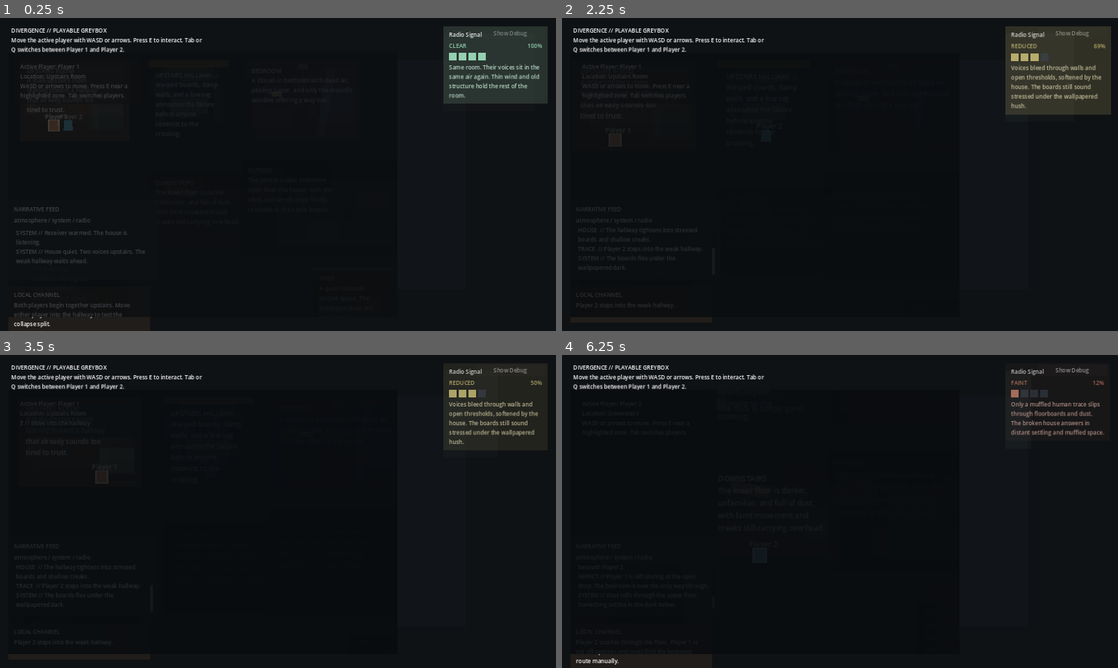
Above: before the commit, frames 1-4 (two rows, left to right).
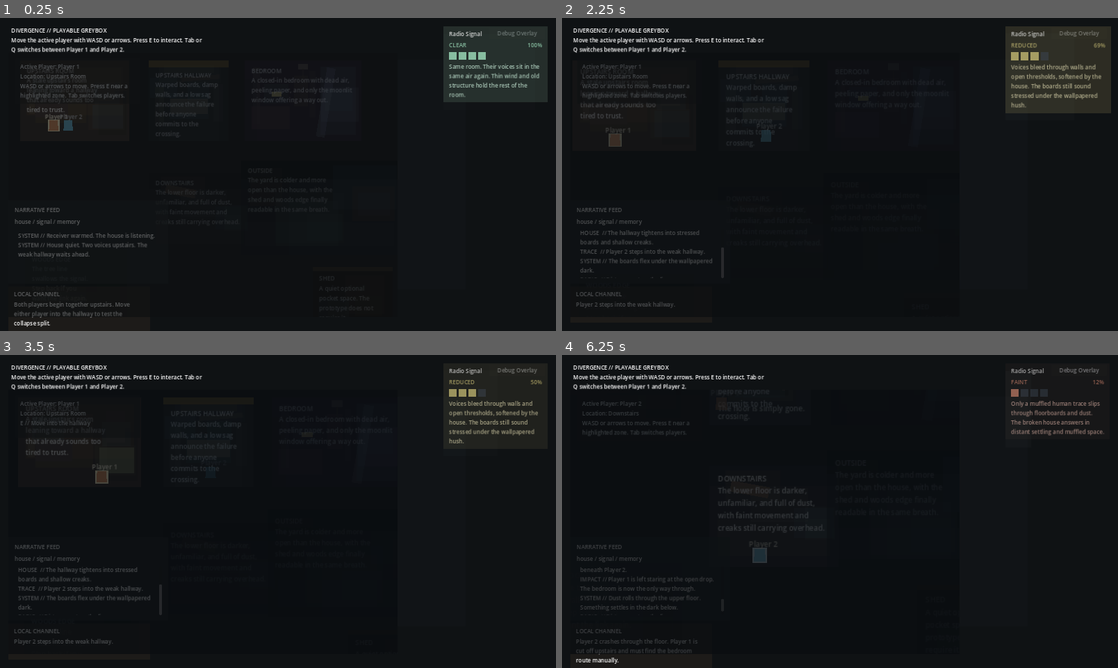
Above: after the commit, the same moments.

Repository: gazman187/DivergenceMVP
Game: Godot game, scene res://scenes/main/Main.tscn
Two runs of this game, one before a commit and one after it. Both use one fixed random seed, a clock stepped at 60 frames per second and the inputs below.
Inputs:
- Up to frame 1 (0.25 s): no input
- Up to frame 2 (2.25 s): click "Show Debug" (after the commit: "Debug Overlay") at 0.5 s; tap E at 1.25, 2 s; hold D 1.28-2.03 s; tap Tab at 1.35 s; hold S from 2.03 s (still down); tap Q at 2.1 s
- Up to frame 3 (3.5 s): tap E at 2.75, 2.85 s; release S at 2.78 s; hold D from 2.78 s (still down)
- Up to frame 4 (6.25 s): tap E at 3.5, 4.25, 5, 5.1 s; release D at 3.53 s; hold W 3.53-4.28 s; tap Tab at 3.6, 5.85 s; hold A 4.28-5.78 s; tap Q at 4.35 s; hold S from 5.78 s (still down)

The runs differ from the first frame. In frame 1, 1.7% of the frame differs, in the area x 2-99%, y 4-99%; in frame 2, 1.6%; in frame 3, 1.5%; in frame 4, 1.4%.

Commit message:
Calibrate readability and atmospheric UX pass

Diff:
--- a/scenes/locations/Bedroom.tscn
+++ b/scenes/locations/Bedroom.tscn
@@ -26,7 +26,7 @@
 [node name="RoomFill" type="ColorRect" parent="."]
 offset_right = 320.0
 offset_bottom = 220.0
-color = Color(0.16, 0.12, 0.18, 1)
+color = Color(0.18, 0.14, 0.2, 1)
 
 [node name="PeelingWallpaperA" type="ColorRect" parent="."]
 offset_left = 22.0
@@ -47,7 +47,7 @@
 offset_top = 16.0
 offset_right = 306.0
 offset_bottom = 204.0
-color = Color(0.32, 0.42, 0.54, 0.18)
+color = Color(0.36, 0.46, 0.58, 0.24)
 
 [node name="MoonStripe" type="ColorRect" parent="."]
 offset_left = 226.0
@@ -55,7 +55,7 @@
 offset_right = 250.0
 offset_bottom = 210.0
 rotation = 0.16
-color = Color(0.66, 0.74, 0.84, 0.16)
+color = Color(0.7, 0.78, 0.88, 0.22)
 
 [node name="BrokenFixture" type="ColorRect" parent="."]
 offset_left = 146.0
@@ -86,21 +86,21 @@
 offset_top = 0.0
 offset_right = 320.0
 offset_bottom = 220.0
-color = Color(0.02, 0.03, 0.05, 0.12)
+color = Color(0.02, 0.03, 0.05, 0.08)
 
 [node name="DoorwayShadow" type="ColorRect" parent="."]
 offset_left = 0.0
 offset_top = 48.0
 offset_right = 34.0
 offset_bottom = 220.0
-color = Color(0.01, 0.02, 0.03, 0.22)
+color = Color(0.01, 0.02, 0.03, 0.16)
 
 [node name="WindowExitSpill" type="ColorRect" parent="."]
 offset_left = 210.0
 offset_top = 74.0
 offset_right = 312.0
 offset_bottom = 168.0
-color = Color(0.7, 0.76, 0.84, 0.08)
+color = Color(0.72, 0.8, 0.88, 0.12)
 
 [node name="BedBlock" type="ColorRect" parent="."]
 offset_left = 18.0
@@ -121,7 +121,7 @@
 offset_top = 86.0
 offset_right = 100.0
 offset_bottom = 98.0
-color = Color(0.82, 0.72, 0.42, 1)
+color = Color(0.9, 0.8, 0.48, 1)
 
 [node name="Title" type="Label" parent="."]
 offset_left = 18.0
@@ -197,7 +197,7 @@
 offset_top = 64.0
 offset_right = 120.0
 offset_bottom = 118.0
-color = Color(0.28, 0.46, 0.58, 0.12)
+color = Color(0.32, 0.52, 0.64, 0.16)
 
 [node name="WindowExitZone" type="Area2D" parent="."]
 script = ExtResource("4")
@@ -216,4 +216,4 @@
 offset_top = 80.0
 offset_right = 296.0
 offset_bottom = 138.0
-color = Color(0.28, 0.46, 0.58, 0.12)
+color = Color(0.32, 0.52, 0.64, 0.16)
--- a/scenes/locations/Downstairs.tscn
+++ b/scenes/locations/Downstairs.tscn
@@ -22,42 +22,42 @@
 [node name="RoomFill" type="ColorRect" parent="."]
 offset_right = 280.0
 offset_bottom = 220.0
-color = Color(0.1, 0.1, 0.12, 1)
+color = Color(0.13, 0.13, 0.15, 1)
 
 [node name="CeilingShadow" type="ColorRect" parent="."]
 offset_left = 0.0
 offset_top = 0.0
 offset_right = 280.0
 offset_bottom = 44.0
-color = Color(0.02, 0.02, 0.03, 0.32)
+color = Color(0.02, 0.02, 0.03, 0.24)
 
 [node name="CollapsedEntryGlow" type="ColorRect" parent="."]
 offset_left = 34.0
 offset_top = 10.0
 offset_right = 154.0
 offset_bottom = 76.0
-color = Color(0.42, 0.34, 0.24, 0.12)
+color = Color(0.46, 0.38, 0.28, 0.16)
 
 [node name="DustWake" type="ColorRect" parent="."]
 offset_left = 18.0
 offset_top = 116.0
 offset_right = 262.0
 offset_bottom = 196.0
-color = Color(0.42, 0.38, 0.32, 0.12)
+color = Color(0.46, 0.42, 0.36, 0.14)
 
 [node name="OverheadDust" type="ColorRect" parent="."]
 offset_left = 88.0
 offset_top = 48.0
 offset_right = 214.0
 offset_bottom = 122.0
-color = Color(0.5, 0.46, 0.4, 0.08)
+color = Color(0.54, 0.5, 0.44, 0.1)
 
 [node name="DoorLightSlice" type="ColorRect" parent="."]
 offset_left = 208.0
 offset_top = 88.0
 offset_right = 272.0
 offset_bottom = 160.0
-color = Color(0.42, 0.46, 0.4, 0.06)
+color = Color(0.5, 0.56, 0.5, 0.12)
 
 [node name="BrokenTimber" type="ColorRect" parent="."]
 offset_left = 48.0
@@ -136,4 +136,4 @@
 offset_top = 92.0
 offset_right = 270.0
 offset_bottom = 156.0
-color = Color(0.28, 0.46, 0.58, 0.12)
+color = Color(0.32, 0.52, 0.64, 0.16)
--- a/scenes/locations/Outside.tscn
+++ b/scenes/locations/Outside.tscn
@@ -25,7 +25,7 @@
 [node name="GroundFill" type="ColorRect" parent="."]
 offset_right = 440.0
 offset_bottom = 260.0
-color = Color(0.08, 0.11, 0.13, 1)
+color = Color(0.11, 0.14, 0.16, 1)
 
 [node name="TreeLine" type="ColorRect" parent="."]
 offset_left = 0.0
@@ -39,49 +39,49 @@
 offset_top = 14.0
 offset_right = 428.0
 offset_bottom = 134.0
-color = Color(0.24, 0.38, 0.48, 0.18)
+color = Color(0.28, 0.42, 0.52, 0.22)
 
 [node name="ColdMist" type="ColorRect" parent="."]
 offset_left = 12.0
 offset_top = 170.0
 offset_right = 420.0
 offset_bottom = 236.0
-color = Color(0.52, 0.62, 0.64, 0.05)
+color = Color(0.54, 0.64, 0.66, 0.08)
 
 [node name="PorchGlow" type="ColorRect" parent="."]
 offset_left = 22.0
 offset_top = 22.0
 offset_right = 112.0
 offset_bottom = 124.0
-color = Color(0.44, 0.28, 0.16, 0.14)
+color = Color(0.48, 0.3, 0.18, 0.18)
 
 [node name="OpenYardLane" type="ColorRect" parent="."]
 offset_left = 92.0
 offset_top = 88.0
 offset_right = 282.0
 offset_bottom = 228.0
-color = Color(0.32, 0.4, 0.34, 0.08)
+color = Color(0.38, 0.46, 0.4, 0.12)
 
 [node name="ReunionWash" type="ColorRect" parent="."]
 offset_left = 96.0
 offset_top = 112.0
 offset_right = 268.0
 offset_bottom = 236.0
-color = Color(0.52, 0.58, 0.56, 0.06)
+color = Color(0.58, 0.64, 0.62, 0.1)
 
 [node name="HouseShadow" type="ColorRect" parent="."]
 offset_left = 0.0
 offset_top = 44.0
 offset_right = 132.0
 offset_bottom = 260.0
-color = Color(0.02, 0.03, 0.04, 0.22)
+color = Color(0.02, 0.03, 0.04, 0.16)
 
 [node name="ShedLockedGlow" type="ColorRect" parent="."]
 offset_left = 306.0
 offset_top = 72.0
 offset_right = 422.0
 offset_bottom = 166.0
-color = Color(0.72, 0.32, 0.2, 0.14)
+color = Color(0.74, 0.34, 0.22, 0.18)
 
 [node name="ShedUnlockedGlow" type="ColorRect" parent="."]
 visible = false
@@ -89,7 +89,7 @@
 offset_top = 72.0
 offset_right = 422.0
 offset_bottom = 166.0
-color = Color(0.42, 0.62, 0.38, 0.18)
+color = Color(0.46, 0.66, 0.42, 0.22)
 
 [node name="Title" type="Label" parent="."]
 offset_left = 18.0
@@ -164,7 +164,7 @@
 offset_top = 148.0
 offset_right = 278.0
 offset_bottom = 220.0
-color = Color(0.28, 0.46, 0.58, 0.12)
+color = Color(0.32, 0.52, 0.64, 0.16)
 
 [node name="ShedDoorZone" type="Area2D" parent="."]
 script = ExtResource("3")
@@ -183,4 +183,4 @@
 offset_top = 88.0
 offset_right = 408.0
 offset_bottom = 152.0
-color = Color(0.28, 0.46, 0.58, 0.12)
+color = Color(0.32, 0.52, 0.64, 0.16)
--- a/scenes/locations/Shed.tscn
+++ b/scenes/locations/Shed.tscn
@@ -22,26 +22,26 @@
 [node name="RoomFill" type="ColorRect" parent="."]
 offset_right = 220.0
 offset_bottom = 180.0
-color = Color(0.12, 0.09, 0.07, 1)
+color = Color(0.14, 0.11, 0.09, 1)
 
 [node name="LampBand" type="ColorRect" parent="."]
 offset_right = 220.0
 offset_bottom = 12.0
-color = Color(0.54, 0.4, 0.22, 0.56)
+color = Color(0.58, 0.44, 0.26, 0.48)
 
 [node name="DoorwayShadow" type="ColorRect" parent="."]
 offset_left = 0.0
 offset_top = 38.0
 offset_right = 42.0
 offset_bottom = 180.0
-color = Color(0.01, 0.02, 0.03, 0.22)
+color = Color(0.01, 0.02, 0.03, 0.16)
 
 [node name="LampPool" type="ColorRect" parent="."]
 offset_left = 90.0
 offset_top = 24.0
 offset_right = 198.0
 offset_bottom = 128.0
-color = Color(0.58, 0.46, 0.26, 0.08)
+color = Color(0.62, 0.5, 0.3, 0.12)
 
 [node name="Workbench" type="ColorRect" parent="."]
 offset_left = 118.0
@@ -116,4 +116,4 @@
 offset_top = 88.0
 offset_right = 100.0
 offset_bottom = 148.0
-color = Color(0.28, 0.46, 0.58, 0.12)
+color = Color(0.32, 0.52, 0.64, 0.16)
--- a/scenes/locations/UpstairsHallway.tscn
+++ b/scenes/locations/UpstairsHallway.tscn
@@ -29,21 +29,21 @@
 [node name="RoomFill" type="ColorRect" parent="."]
 offset_right = 220.0
 offset_bottom = 220.0
-color = Color(0.13, 0.15, 0.16, 1)
+color = Color(0.16, 0.17, 0.18, 1)
 
 [node name="PreCollapseWaterDamage" type="ColorRect" parent="."]
 offset_left = 28.0
 offset_top = 18.0
 offset_right = 198.0
 offset_bottom = 60.0
-color = Color(0.24, 0.26, 0.22, 0.22)
+color = Color(0.24, 0.26, 0.22, 0.18)
 
 [node name="PreCollapseCeilingSag" type="ColorRect" parent="."]
 offset_left = 42.0
 offset_top = 12.0
 offset_right = 180.0
 offset_bottom = 34.0
-color = Color(0.38, 0.34, 0.28, 0.3)
+color = Color(0.38, 0.34, 0.28, 0.22)
 
 [node name="WarningBand" type="ColorRect" parent="."]
 offset_right = 220.0
@@ -70,7 +70,7 @@
 offset_right = 194.0
 offset_bottom = 58.0
 rotation = -0.08
-color = Color(0.44, 0.34, 0.26, 0.46)
+color = Color(0.44, 0.34, 0.26, 0.34)
 
 [node name="PreCollapseCrackLine" type="ColorRect" parent="."]
 offset_left = 104.0
@@ -93,21 +93,21 @@
 offset_top = 18.0
 offset_right = 28.0
 offset_bottom = 220.0
-color = Color(0.01, 0.02, 0.03, 0.22)
+color = Color(0.01, 0.02, 0.03, 0.16)
 
 [node name="PreCollapseSideShadowB" type="ColorRect" parent="."]
 offset_left = 192.0
 offset_top = 18.0
 offset_right = 220.0
 offset_bottom = 220.0
-color = Color(0.01, 0.02, 0.03, 0.22)
+color = Color(0.01, 0.02, 0.03, 0.16)
 
 [node name="IntactFloor" type="ColorRect" parent="."]
 offset_left = 58.0
 offset_top = 104.0
 offset_right = 162.0
 offset_bottom = 146.0
-color = Color(0.28, 0.26, 0.22, 1)
+color = Color(0.34, 0.31, 0.26, 1)
 
 [node name="CollapsedGap" type="ColorRect" parent="."]
 visible = false
@@ -123,7 +123,7 @@
 offset_top = 84.0
 offset_right = 180.0
 offset_bottom = 168.0
-color = Color(0.42, 0.36, 0.3, 0.18)
+color = Color(0.48, 0.42, 0.36, 0.24)
 
 [node name="PostCollapseBeamDebris" type="ColorRect" parent="."]
 visible = false
@@ -149,7 +149,7 @@
 offset_top = 80.0
 offset_right = 186.0
 offset_bottom = 182.0
-color = Color(0.02, 0.02, 0.03, 0.24)
+color = Color(0.02, 0.02, 0.03, 0.16)
 
 [node name="PostCollapseDropNotice" type="Label" parent="."]
 visible = false
@@ -166,7 +166,7 @@
 offset_top = 112.0
 offset_right = 152.0
 offset_bottom = 182.0
-color = Color(0.16, 0.2, 0.28, 0.14)
+color = Color(0.18, 0.24, 0.32, 0.18)
 
 [node name="Title" type="Label" parent="."]
 offset_left = 18.0
@@ -248,7 +248,7 @@
 offset_top = 88.0
 offset_right = 164.0
 offset_bottom = 160.0
-color = Color(0.28, 0.46, 0.58, 0.12)
+color = Color(0.32, 0.52, 0.64, 0.16)
 
 [node name="BedroomDoorZone" type="Area2D" parent="."]
 script = ExtResource("3")
@@ -267,7 +267,7 @@
 offset_top = 46.0
 offset_right = 78.0
 offset_bottom = 102.0
-color = Color(0.28, 0.46, 0.58, 0.12)
+color = Color(0.32, 0.52, 0.64, 0.16)
 
 [node name="EdgeInspectZone" type="Area2D" parent="."]
 script = ExtResource("3")
@@ -287,4 +287,4 @@
 offset_top = 58.0
 offset_right = 166.0
 offset_bottom = 106.0
-color = Color(0.48, 0.4, 0.28, 0.12)
+color = Color(0.52, 0.44, 0.3, 0.16)
--- a/scenes/locations/UpstairsRoom.tscn
+++ b/scenes/locations/UpstairsRoom.tscn
@@ -43,7 +43,7 @@
 offset_top = 18.0
 offset_right = 282.0
 offset_bottom = 150.0
-color = Color(0.56, 0.38, 0.2, 0.14)
+color = Color(0.56, 0.38, 0.2, 0.12)
 
 [node name="PreCollapseHallDraft" type="ColorRect" parent="."]
 offset_left = 188.0
@@ -64,14 +64,14 @@
 offset_top = 84.0
 offset_right = 292.0
 offset_bottom = 204.0
-color = Color(0.02, 0.02, 0.03, 0.18)
+color = Color(0.02, 0.02, 0.03, 0.14)
 
 [node name="WarmSpill" type="ColorRect" parent="."]
 offset_left = 42.0
 offset_top = 42.0
 offset_right = 182.0
 offset_bottom = 172.0
-color = Color(0.64, 0.46, 0.26, 0.08)
+color = Color(0.64, 0.46, 0.26, 0.1)
 
 [node name="TableBlock" type="ColorRect" parent="."]
 offset_left = 42.0
@@ -166,7 +166,7 @@
 offset_top = 122.0
 offset_right = 282.0
 offset_bottom = 186.0
-color = Color(0.28, 0.46, 0.58, 0.12)
+color = Color(0.32, 0.52, 0.64, 0.16)
 
 [node name="BedroomDoorZone" type="Area2D" parent="."]
 script = ExtResource("3")
@@ -185,7 +185,7 @@
 offset_top = 46.0
 offset_right = 112.0
 offset_bottom = 104.0
-color = Color(0.28, 0.46, 0.58, 0.12)
+color = Color(0.32, 0.52, 0.64, 0.16)
 
 [node name="EdgeInspectZone" type="Area2D" parent="."]
 script = ExtResource("3")
@@ -205,4 +205,4 @@
 offset_top = 60.0
 offset_right = 274.0
 offset_bottom = 120.0
-color = Color(0.48, 0.4, 0.28, 0.12)
+color = Color(0.52, 0.44, 0.3, 0.14)
--- a/scenes/locations/WoodsEdge.tscn
+++ b/scenes/locations/WoodsEdge.tscn
@@ -22,21 +22,21 @@
 [node name="GroundFill" type="ColorRect" parent="."]
 offset_right = 280.0
 offset_bottom = 220.0
-color = Color(0.06, 0.1, 0.08, 1)
+color = Color(0.08, 0.12, 0.1, 1)
 
 [node name="MistBand" type="ColorRect" parent="."]
 offset_left = 18.0
 offset_top = 118.0
 offset_right = 262.0
 offset_bottom = 188.0
-color = Color(0.56, 0.65, 0.58, 0.08)
+color = Color(0.58, 0.67, 0.6, 0.12)
 
 [node name="PathWash" type="ColorRect" parent="."]
 offset_left = 28.0
 offset_top = 102.0
 offset_right = 168.0
 offset_bottom = 194.0
-color = Color(0.34, 0.44, 0.38, 0.06)
+color = Color(0.4, 0.5, 0.44, 0.1)
 
 [node name="TreeWall" type="ColorRect" parent="."]
 offset_left = 196.0
@@ -50,7 +50,7 @@
 offset_top = 0.0
 offset_right = 280.0
 offset_bottom = 220.0
-color = Color(0.01, 0.03, 0.02, 0.14)
+color = Color(0.01, 0.03, 0.02, 0.1)
 
 [node name="Title" type="Label" parent="."]
 offset_left = 18.0
@@ -118,4 +118,4 @@
 offset_top = 128.0
 offset_right = 108.0
 offset_bottom = 190.0
-color = Color(0.28, 0.46, 0.58, 0.12)
+color = Color(0.32, 0.52, 0.64, 0.16)
--- a/scenes/main/Main.tscn
+++ b/scenes/main/Main.tscn
@@ -46,7 +46,7 @@
 offset_top = 120.0
 offset_right = -260.0
 offset_bottom = -120.0
-color = Color(0.18, 0.26, 0.3, 0.08)
+color = Color(0.18, 0.26, 0.3, 0.06)
 mouse_filter = 2
 
 [node name="WorldFrame" type="PanelContainer" parent="."]
@@ -83,7 +83,7 @@
 [node name="WorldTopShade" type="ColorRect" parent="WorldFrame"]
 offset_right = 1120.0
 offset_bottom = 118.0
-color = Color(0.01, 0.02, 0.03, 0.32)
+color = Color(0.01, 0.02, 0.03, 0.22)
 mouse_filter = 2
 z_index = 7
 
@@ -91,14 +91,14 @@
 offset_top = 642.0
 offset_right = 1120.0
 offset_bottom = 760.0
-color = Color(0.01, 0.02, 0.03, 0.36)
+color = Color(0.01, 0.02, 0.03, 0.24)
 mouse_filter = 2
 z_index = 7
 
 [node name="WorldLeftShade" type="ColorRect" parent="WorldFrame"]
 offset_right = 142.0
 offset_bottom = 760.0
-color = Color(0.01, 0.02, 0.03, 0.26)
+color = Color(0.01, 0.02, 0.03, 0.18)
 mouse_filter = 2
 z_index = 7
 
@@ -106,7 +106,7 @@
 offset_left = 970.0
 offset_right = 1120.0
 offset_bottom = 760.0
-color = Color(0.01, 0.02, 0.03, 0.3)
+color = Color(0.01, 0.02, 0.03, 0.2)
 mouse_filter = 2
 z_index = 7
 
@@ -153,7 +153,7 @@
 offset_top = 204.0
 offset_right = 1046.0
 offset_bottom = 554.0
-color = Color(0.68, 0.72, 0.76, 0.03)
+color = Color(0.68, 0.72, 0.76, 0.02)
 mouse_filter = 2
 z_index = 8
 
@@ -190,6 +190,7 @@
 offset_top = 116.0
 offset_right = 404.0
 offset_bottom = 238.0
+modulate = Color(0.94, 0.96, 0.98, 0.92)
 mouse_filter = 2
 
 [node name="Panel" type="PanelContainer" parent="WorldHUD"]
@@ -217,19 +218,21 @@
 
 [node name="DebugToggleButton" type="Button" parent="."]
 layout_mode = 0
-offset_left = 1368.0
+offset_left = 1408.0
 offset_top = 28.0
 offset_right = 1568.0
 offset_bottom = 60.0
-text = "Show Debug"
+modulate = Color(0.92, 0.94, 0.96, 0.78)
+text = "Debug Overlay"
 
 [node name="DebugPanel" type="PanelContainer" parent="."]
 visible = false
 layout_mode = 0
-offset_left = 1172.0
+offset_left = 1196.0
 offset_top = 76.0
 offset_right = 1576.0
 offset_bottom = 860.0
+modulate = Color(0.9, 0.92, 0.94, 0.94)
 
 [node name="ScrollContainer" type="ScrollContainer" parent="DebugPanel"]
 offset_right = 404.0
--- a/scenes/ui/EventFeed.tscn
+++ b/scenes/ui/EventFeed.tscn
@@ -1,13 +1,13 @@
 [gd_scene format=3]
 
 [node name="EventFeed" type="PanelContainer"]
-custom_minimum_size = Vector2(0, 228)
+custom_minimum_size = Vector2(0, 214)
 anchor_top = 1.0
 anchor_bottom = 1.0
 offset_left = 24.0
 offset_top = -376.0
-offset_right = 456.0
-offset_bottom = -148.0
+offset_right = 484.0
+offset_bottom = -154.0
 mouse_filter = 1
 
 [node name="SignalGlow" type="ColorRect" parent="."]
@@ -18,42 +18,42 @@
 offset_top = 10.0
 offset_right = -10.0
 offset_bottom = -10.0
-color = Color(0.22, 0.33, 0.37, 0.14)
+color = Color(0.22, 0.33, 0.37, 0.09)
 mouse_filter = 2
 
 [node name="MarginContainer" type="MarginContainer" parent="."]
-theme_override_constants/margin_left = 16
-theme_override_constants/margin_top = 14
-theme_override_constants/margin_right = 16
-theme_override_constants/margin_bottom = 14
+theme_override_constants/margin_left = 18
+theme_override_constants/margin_top = 16
+theme_override_constants/margin_right = 18
+theme_override_constants/margin_bottom = 16
 
 [node name="VBoxContainer" type="VBoxContainer" parent="MarginContainer"]
 size_flags_horizontal = 3
 size_flags_vertical = 3
-theme_override_constants/separation = 8
+theme_override_constants/separation = 10
 
 [node name="FeedTitle" type="Label" parent="MarginContainer/VBoxContainer"]
 text = "NARRATIVE FEED"
 mouse_filter = 2
 
 [node name="FeedCaption" type="Label" parent="MarginContainer/VBoxContainer"]
-text = "atmosphere / system / radio"
+text = "house / signal / memory"
 mouse_filter = 2
 
 [node name="FeedScroll" type="ScrollContainer" parent="MarginContainer/VBoxContainer"]
-custom_minimum_size = Vector2(0, 132)
+custom_minimum_size = Vector2(0, 140)
 size_flags_horizontal = 3
 size_flags_vertical = 3
 horizontal_scroll_mode = 0
 
 [node name="FeedContent" type="MarginContainer" parent="MarginContainer/VBoxContainer/FeedScroll"]
-custom_minimum_size = Vector2(388, 0)
+custom_minimum_size = Vector2(416, 0)
 size_flags_horizontal = 3
 size_flags_vertical = 3
-theme_override_constants/margin_left = 6
-theme_override_constants/margin_top = 4
-theme_override_constants/margin_right = 6
-theme_override_constants/margin_bottom = 8
+theme_override_constants/margin_left = 10
+theme_override_constants/margin_top = 6
+theme_override_constants/margin_right = 10
+theme_override_constants/margin_bottom = 10
 mouse_filter = 2
 
 [node name="EventFeedEntries" type="Label" parent="MarginContainer/VBoxContainer/FeedScroll/FeedContent"]
--- a/scenes/ui/InteractionPrompt.tscn
+++ b/scenes/ui/InteractionPrompt.tscn
@@ -17,14 +17,14 @@
 offset_top = 8.0
 offset_right = -8.0
 offset_bottom = -8.0
-color = Color(0.45, 0.31, 0.18, 0.12)
+color = Color(0.45, 0.31, 0.18, 0.09)
 mouse_filter = 2
 
 [node name="MarginContainer" type="MarginContainer" parent="."]
 theme_override_constants/margin_left = 16
-theme_override_constants/margin_top = 12
+theme_override_constants/margin_top = 10
 theme_override_constants/margin_right = 16
-theme_override_constants/margin_bottom = 12
+theme_override_constants/margin_bottom = 10
 
 [node name="VBoxContainer" type="VBoxContainer" parent="MarginContainer"]
 theme_override_constants/separation = 6
--- a/scenes/ui/RadioStatus.tscn
+++ b/scenes/ui/RadioStatus.tscn
@@ -6,7 +6,7 @@
 offset_left = -324.0
 offset_top = 24.0
 offset_right = -24.0
-offset_bottom = 174.0
+offset_bottom = 166.0
 mouse_filter = 2
 
 [node name="SignalGlow" type="ColorRect" parent="."]
@@ -17,14 +17,14 @@
 offset_top = 8.0
 offset_right = -8.0
 offset_bottom = -8.0
-color = Color(0.35, 0.54, 0.44, 0.1)
+color = Color(0.35, 0.54, 0.44, 0.07)
 mouse_filter = 2
 
 [node name="MarginContainer" type="MarginContainer" parent="."]
 theme_override_constants/margin_left = 16
-theme_override_constants/margin_top = 12
+theme_override_constants/margin_top = 10
 theme_override_constants/margin_right = 16
-theme_override_constants/margin_bottom = 12
+theme_override_constants/margin_bottom = 10
 
 [node name="VBoxContainer" type="VBoxContainer" parent="MarginContainer"]
 theme_override_constants/separation = 8
@@ -81,5 +81,5 @@
 offset_top = 22.0
 offset_right = 282.0
 offset_bottom = 24.0
-color = Color(0.88, 0.95, 0.92, 0.14)
+color = Color(0.88, 0.95, 0.92, 0.1)
 mouse_filter = 2
--- a/scripts/main/MainController.gd
+++ b/scripts/main/MainController.gd
@@ -337,11 +337,11 @@
 	_camera_target_scale = _world_camera_rig.scale
 	_world_state_tint.color = Color(0.14, 0.18, 0.22, 0.0)
 	_world_relief_glow.color = Color(0.36, 0.42, 0.38, 0.0)
-	_world_top_shade.color = Color(0.01, 0.02, 0.03, 0.32)
-	_world_bottom_shade.color = Color(0.01, 0.02, 0.03, 0.36)
-	_world_left_shade.color = Color(0.01, 0.02, 0.03, 0.26)
-	_world_right_shade.color = Color(0.01, 0.02, 0.03, 0.30)
-	_world_grain_band.color = Color(0.68, 0.72, 0.76, 0.03)
+	_world_top_shade.color = Color(0.01, 0.02, 0.03, 0.22)
+	_world_bottom_shade.color = Color(0.01, 0.02, 0.03, 0.24)
+	_world_left_shade.color = Color(0.01, 0.02, 0.03, 0.18)
+	_world_right_shade.color = Color(0.01, 0.02, 0.03, 0.20)
+	_world_grain_band.color = Color(0.68, 0.72, 0.76, 0.02)
 
 
 func _update_camera_and_atmosphere(delta: float) -> void:
@@ -448,12 +448,12 @@
 		return Color(0.98, 0.99, 1.0, 0.94)
 
 	if location_id == other_location:
-		return Color(0.62, 0.66, 0.72, 0.56)
+		return Color(0.76, 0.8, 0.84, 0.68)
 
 	if _is_related_location(active_location, location_id):
-		return Color(0.46, 0.5, 0.56, 0.38)
-
-	return Color(0.22, 0.24, 0.28, 0.22)
+		return Color(0.58, 0.62, 0.68, 0.5)
+
+	return Color(0.34, 0.38, 0.42, 0.34)
 
 
 func _pawn_presence_color(player_id: String, active_location: String, together: bool) -> Color:
@@ -465,53 +465,53 @@
 		return Color(0.9, 0.92, 0.96, 0.9)
 
 	if location == active_location:
-		return Color(0.72, 0.78, 0.86, 0.68)
-
-	return Color(0.42, 0.46, 0.52, 0.3)
+		return Color(0.8, 0.84, 0.9, 0.78)
+
+	return Color(0.56, 0.6, 0.66, 0.42)
 
 
 func _update_frame_atmosphere(active_location: String, delta: float) -> void:
 	var together: bool = GameState.player_1_location == GameState.player_2_location
 	var tint_target: Color = Color(0.14, 0.18, 0.22, 0.04)
-	var relief_target: Color = Color(0.36, 0.42, 0.38, 0.04)
-	var shade_alpha: float = 0.28
-	var grain_alpha: float = 0.03
+	var relief_target: Color = Color(0.36, 0.42, 0.38, 0.05)
+	var shade_alpha: float = 0.20
+	var grain_alpha: float = 0.02
 
 	if together and active_location == "Outside":
-		tint_target = Color(0.18, 0.22, 0.24, 0.03)
-		relief_target = Color(0.44, 0.5, 0.46, 0.14)
+		tint_target = Color(0.18, 0.22, 0.24, 0.025)
+		relief_target = Color(0.44, 0.5, 0.46, 0.16)
+		shade_alpha = 0.12
+		grain_alpha = 0.014
+	elif together:
+		tint_target = Color(0.22, 0.18, 0.14, 0.04)
+		relief_target = Color(0.46, 0.38, 0.26, 0.10)
 		shade_alpha = 0.18
-		grain_alpha = 0.02
-	elif together:
-		tint_target = Color(0.22, 0.18, 0.14, 0.05)
-		relief_target = Color(0.46, 0.38, 0.26, 0.08)
+	elif active_location == "Bedroom":
+		tint_target = Color(0.12, 0.16, 0.24, 0.07)
+		relief_target = Color(0.24, 0.3, 0.42, 0.06)
 		shade_alpha = 0.24
-	elif active_location == "Bedroom":
-		tint_target = Color(0.12, 0.16, 0.24, 0.10)
-		relief_target = Color(0.24, 0.3, 0.42, 0.04)
-		shade_alpha = 0.38
-		grain_alpha = 0.035
+		grain_alpha = 0.026
 	elif active_location == "Downstairs" or active_location == "UpstairsHallway":
-		tint_target = Color(0.1, 0.14, 0.2, 0.11)
-		relief_target = Color(0.18, 0.24, 0.28, 0.03)
-		shade_alpha = 0.4
-		grain_alpha = 0.036
+		tint_target = Color(0.1, 0.14, 0.2, 0.08)
+		relief_target = Color(0.18, 0.24, 0.28, 0.05)
+		shade_alpha = 0.26
+		grain_alpha = 0.028
 	elif active_location == "WoodsEdge":
-		tint_target = Color(0.08, 0.14, 0.12, 0.08)
-		relief_target = Color(0.18, 0.3, 0.24, 0.05)
-		shade_alpha = 0.34
+		tint_target = Color(0.08, 0.14, 0.12, 0.06)
+		relief_target = Color(0.18, 0.3, 0.24, 0.07)
+		shade_alpha = 0.22
 	else:
-		tint_target = Color(0.12, 0.17, 0.22, 0.09)
-		relief_target = Color(0.24, 0.3, 0.34, 0.04)
-		shade_alpha = 0.34
+		tint_target = Color(0.12, 0.17, 0.22, 0.07)
+		relief_target = Color(0.24, 0.3, 0.34, 0.06)
+		shade_alpha = 0.22
 
 	var weight: float = clampf(delta * ATMOSPHERE_LERP_SPEED, 0.0, 1.0)
 	_world_state_tint.color = _world_state_tint.color.lerp(tint_target, weight)
 	_world_relief_glow.color = _world_relief_glow.color.lerp(relief_target, weight)
-	_world_top_shade.color = _world_top_shade.color.lerp(Color(0.01, 0.02, 0.03, shade_alpha + 0.06), weight)
-	_world_bottom_shade.color = _world_bottom_shade.color.lerp(Color(0.01, 0.02, 0.03, shade_alpha + 0.1), weight)
+	_world_top_shade.color = _world_top_shade.color.lerp(Color(0.01, 0.02, 0.03, shade_alpha + 0.04), weight)
+	_world_bottom_shade.color = _world_bottom_shade.color.lerp(Color(0.01, 0.02, 0.03, shade_alpha + 0.07), weight)
 	_world_left_shade.color = _world_left_shade.color.lerp(Color(0.01, 0.02, 0.03, shade_alpha), weight)
-	_world_right_shade.color = _world_right_shade.color.lerp(Color(0.01, 0.02, 0.03, shade_alpha + 0.04), weight)
+	_world_right_shade.color = _world_right_shade.color.lerp(Color(0.01, 0.02, 0.03, shade_alpha + 0.03), weight)
 	_world_grain_band.color = _world_grain_band.color.lerp(Color(0.68, 0.72, 0.76, grain_alpha), weight)
 
 
--- a/scripts/ui/UIManager.gd
+++ b/scripts/ui/UIManager.gd
@@ -1,7 +1,7 @@
 extends Control
 class_name UIManager
 
-const MAX_FEED_LINES := 32
+const MAX_FEED_LINES := 18
 const RADIO_STYLES := {
 	"Clear": {
 		"bars": 4,
@@ -111,7 +111,7 @@
 	var connection_percent: int = int(round(_connection_strength * 100.0))
 	_radio_connection_value.text = "%d%%" % connection_percent
 	_radio_flavor.text = _snapshot_string(snapshot, "flavor", "")
-	_radio_panel.modulate.a = 0.66 + ((_connection_strength + _reunion_relief) * 0.20)
+	_radio_panel.modulate.a = 0.58 + ((_connection_strength + _reunion_relief) * 0.18)
 	_radio_connection_value.modulate = _radio_value.modulate
 
 	var line_width: float = lerpf(48.0, 264.0, clampf(_connection_strength, 0.0, 1.0))
@@ -194,7 +194,7 @@
 	_radio_glow.color = accent
 
 	for index in range(_radio_bars.size()):
-		var bar := _radio_bars[index]
+		var bar: ColorRect = _radio_bars[index] as ColorRect
 		bar.color = accent if index < active_bars else Color(0.21, 0.24, 0.28, 0.9)
 
 	if animate:
